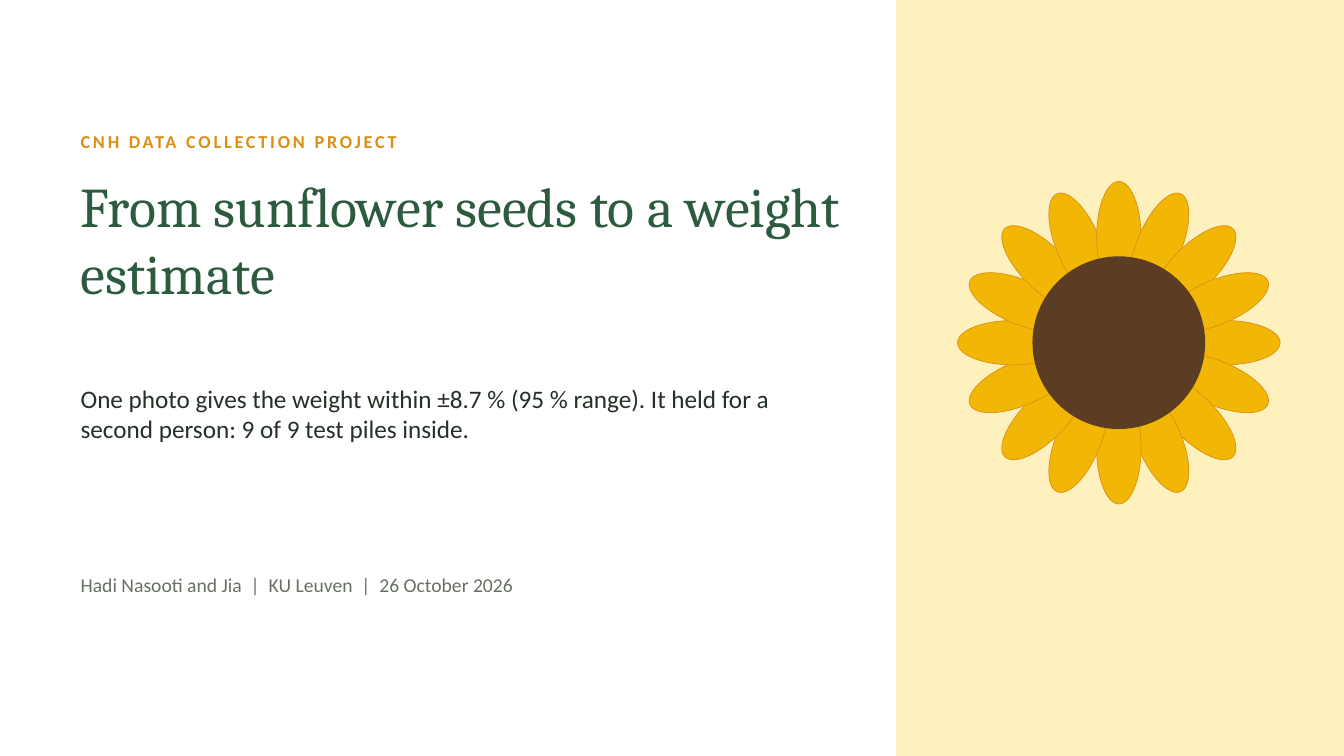
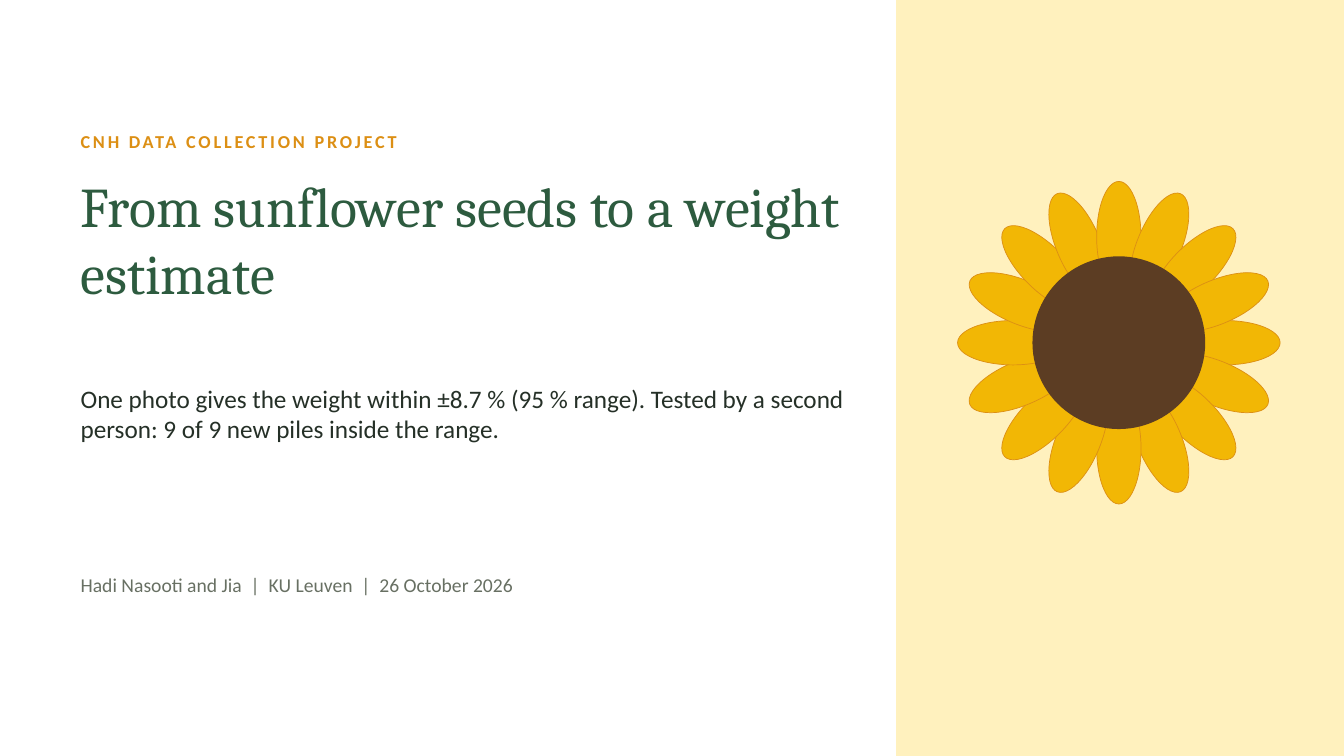
Before and after one commit to HadiNasooti/cnh-sunflower-weight, a slide deck: slide 1 of ppt_slide_topics/Sunflower_Weight_Estimation_v6_8min.pptx. Drawn at 1344x756 pixels with LibreOffice and Linux fonts; fonts in the diff are those of the drawing. Boxes give left, top, right and bottom in pixels: in the first picture for what was removed or moved away, otherwise in the second. Text is boxed around its words. In the diff, an @@ line names an element or a change of style, - is before the commit and + after.

Commit message:
Slides v6: task 4 tied to the 8-pile model and its 10 % range; careful wording on T4-02 and P14

```diff
--- a/ppt_slide_topics/Sunflower_Weight_Estimation_v6_8min.pptx
+++ b/ppt_slide_topics/Sunflower_Weight_Estimation_v6_8min.pptx
@@ text at (x1=81, y1=389, x2=844, y2=443): text changed @@
-One photo gives the weight within ±8.7 % (95 % range). It held for a second person: 9 of 9 test piles inside.
+One photo gives the weight within ±8.7 % (95 % range). Tested by a second person: 9 of 9 new piles inside the range.
```
Also in this commit, not shown: 3 other slides changed.
